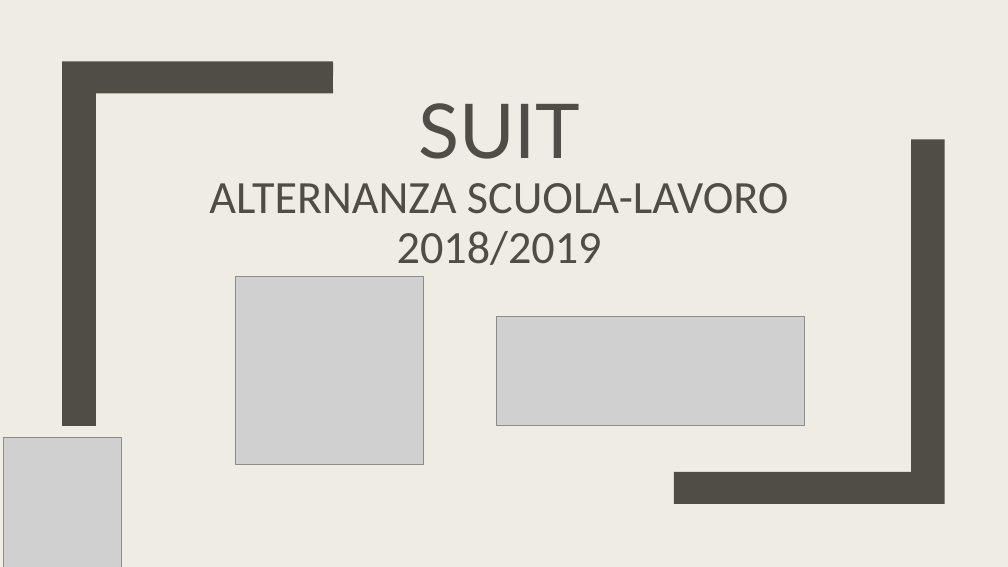
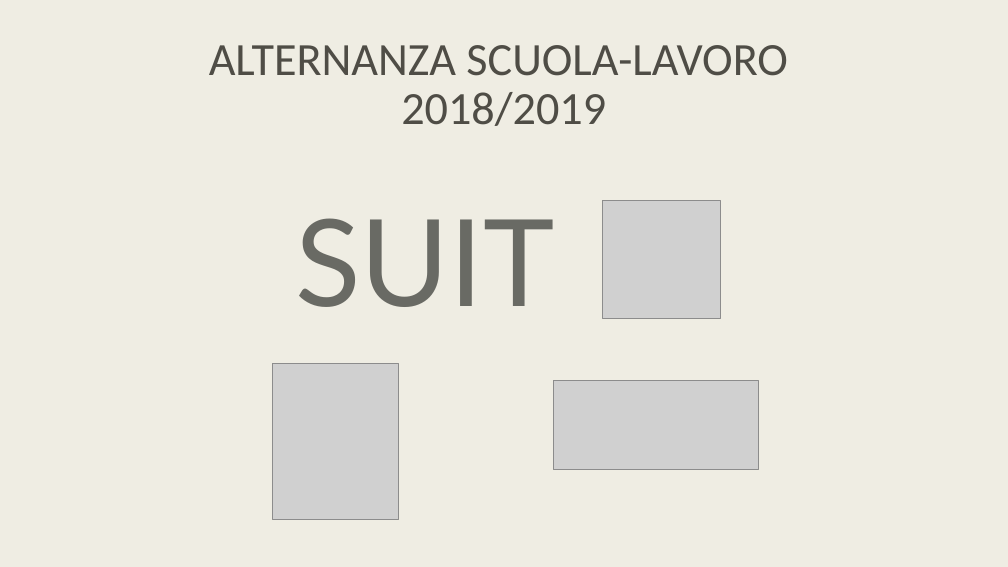
Before and after one commit to lt-scuolalavoro/suit, a slide deck: slide 1 of resources/EN - Suit Database.pptx. Drawn at 1008x567 pixels with LibreOffice and Linux fonts; fonts in the diff are those of the drawing; grey boxes stand for pictures. Boxes give left, top, right and bottom in pixels: in the first picture for what was removed or moved away, otherwise in the second. Text is boxed around its words. In the diff, an @@ line names an element or a change of style, - is before the commit and + after.

Commit message:
Update Presentation

```diff
--- a/resources/EN - Suit Database.pptx
+++ b/resources/EN - Suit Database.pptx
@@ title at (x1=209, y1=45, x2=788, y2=126): text changed @@
-SUIT
-ALTERNANZA SCUOLA-LAVORO 2018/2019
+ALTERNANZA SCUOLA-LAVORO
+2018/2019
@@ freeform shape removed at (x1=62, y1=61, x2=333, y2=426) @@
@@ freeform shape removed at (x1=675, y1=139, x2=945, y2=504) @@
@@ picture added at (x1=603, y1=200, x2=721, y2=318) @@
@@ text added at (x1=295, y1=218, x2=554, y2=307), 115 pt, text #696A64 @@
+SUIT
@@ picture removed at (x1=235, y1=276, x2=423, y2=464) @@
@@ picture removed at (x1=497, y1=316, x2=805, y2=425) @@
@@ picture resized from (x1=4, y1=438, x2=122, y2=567) to (x1=273, y1=364, x2=399, y2=520) @@
@@ picture added at (x1=554, y1=380, x2=758, y2=470) @@
```
Also in this commit, not shown: 1 other file.
